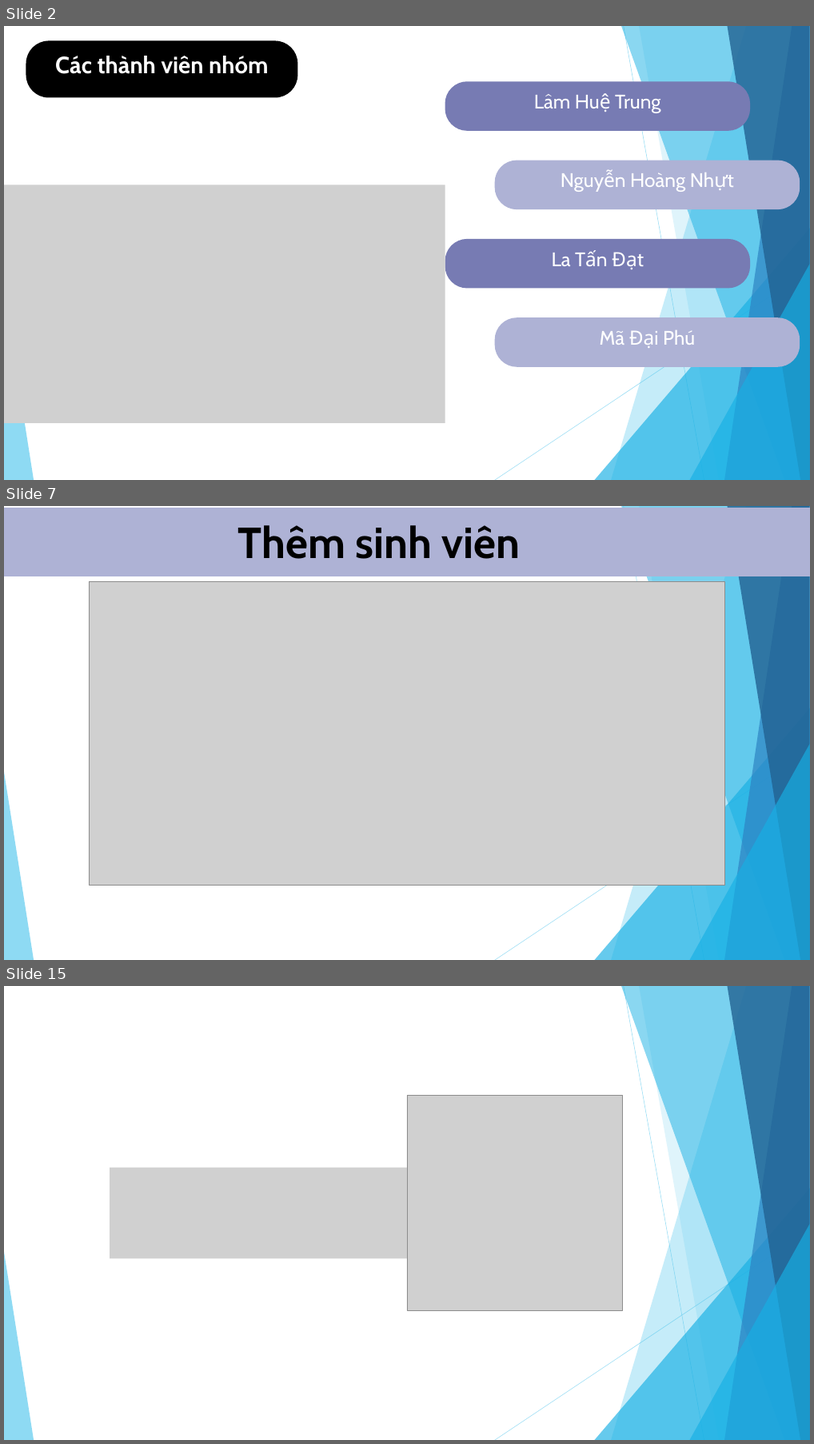
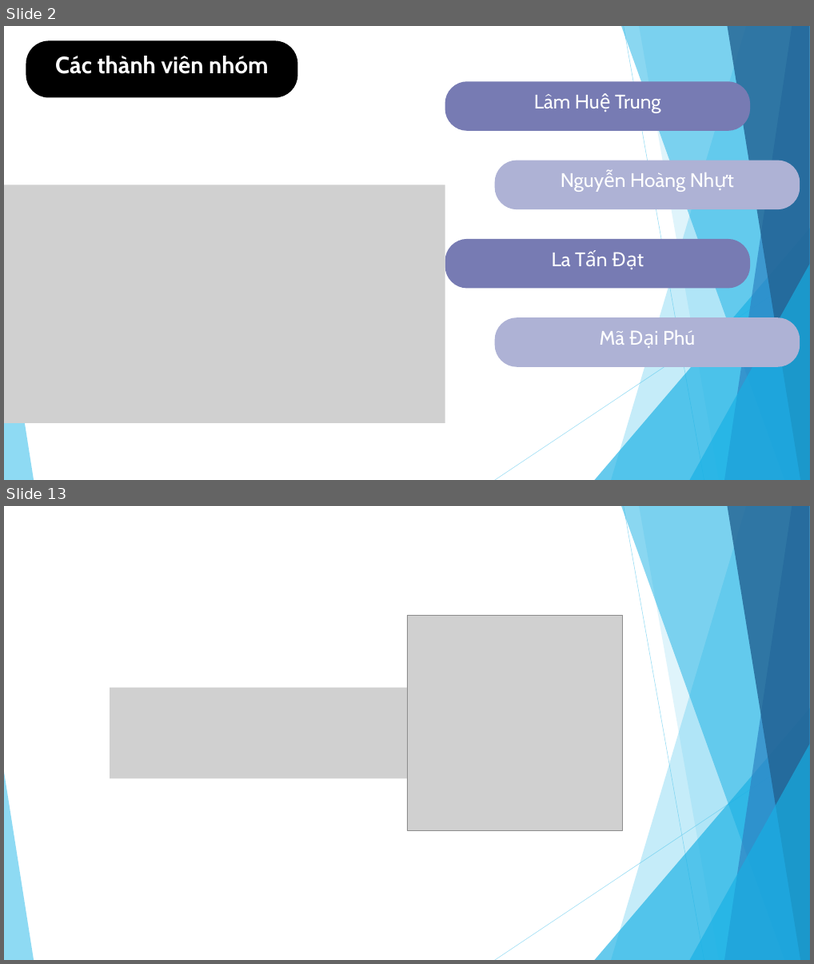
Before and after one commit to LamHueTrung/220243_nhom2, a slide deck: BaoCaoWeb.pptx. Shown one above the other, each under a label of ours: slides 2, 7 and 15 before the commit, slides 2 and 13 after it; the slides between them are not shown. The pictures are 814x1444 and 814x964 pixels, drawn with LibreOffice and Linux fonts; fonts in the diff are those of the drawing; grey boxes stand for pictures. Boxes give left, top, right and bottom in pixels: in the first picture for what was removed or moved away, otherwise in the second. Text is boxed around its words. In the diff, an @@ line names an element or a change of style, - is before the commit and + after.

```diff
--- a/BaoCaoWeb.pptx
+++ b/BaoCaoWeb.pptx
@@ slide 7 removed at box(4, 506, 810, 960), background #FFFFFF; not listed: 10 template elements that a slide beside it also shows @@
@@ freeform shape removed at box(4, 508, 810, 576) @@
@@ text removed at box(238, 525, 521, 559) @@
-Thêm sinh viên
@@ picture removed at box(89, 581, 726, 884) @@
@@ what was slide 15 is now slide 13 @@
```
Also in this commit, not shown: 2 slides changed, 7 slides added, 8 other slides removed, 13 other files.
